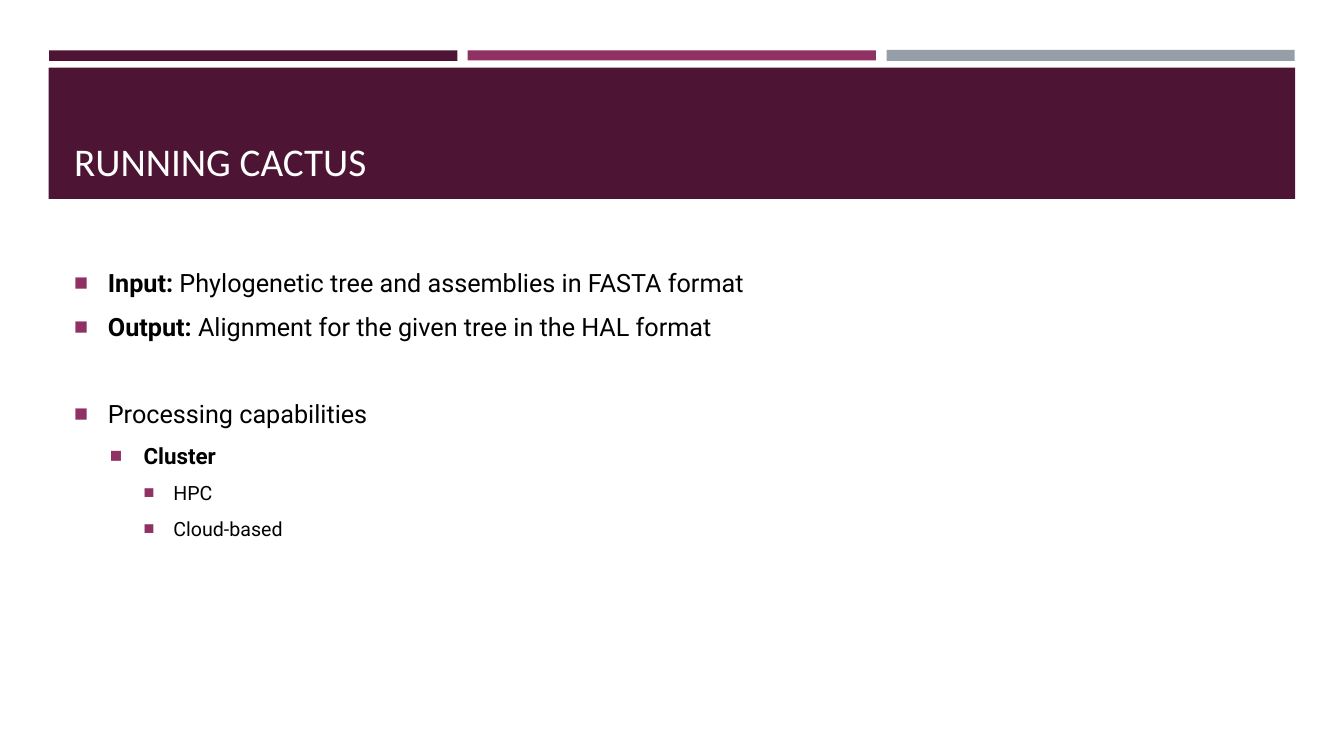
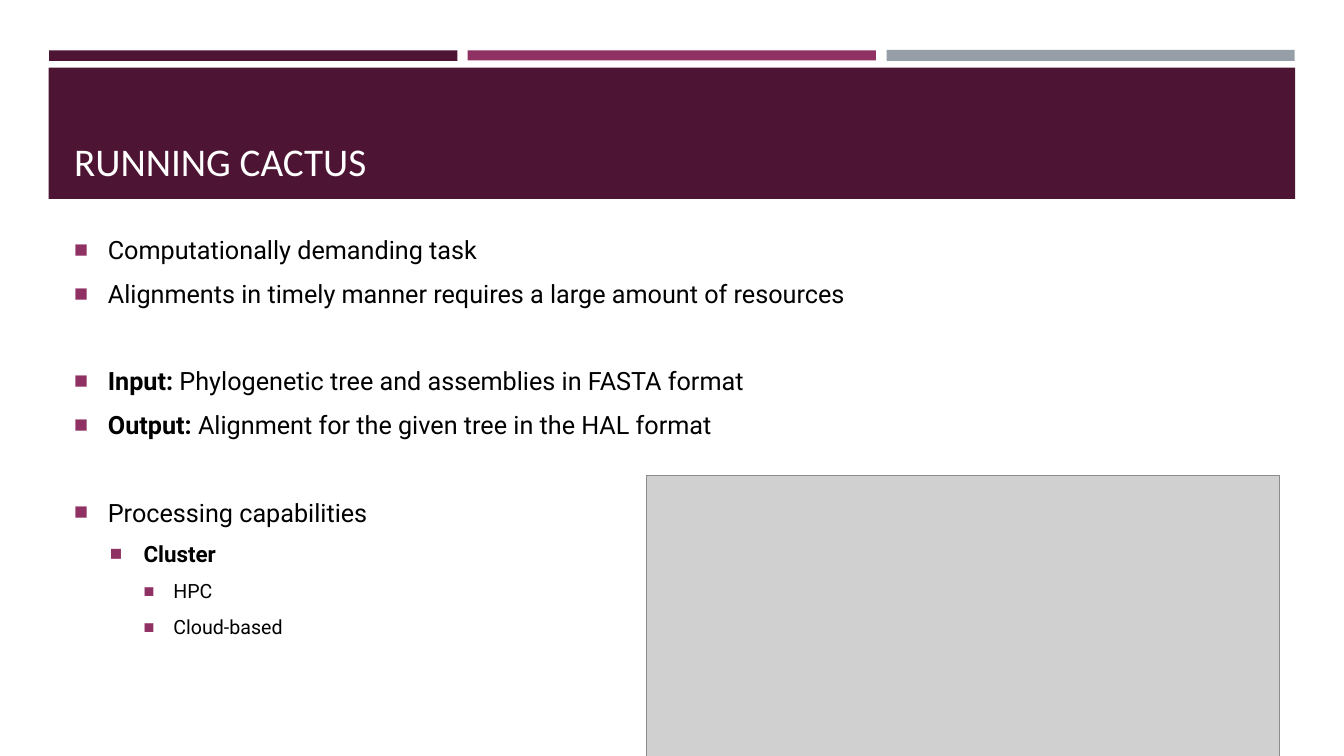
Before and after one commit to BGAcademy23/cactus, a slide deck: slide 3 of docs/aligning_whole_genomes_with_cactus.pptx (slide 15 before the commit). Drawn at 1344x756 pixels with LibreOffice and Linux fonts; fonts in the diff are those of the drawing; grey boxes stand for pictures. Boxes give left, top, right and bottom in pixels: in the first picture for what was removed or moved away, otherwise in the second. Text is boxed around its words. In the diff, an @@ line names an element or a change of style, - is before the commit and + after.

```diff
--- a/docs/aligning_whole_genomes_with_cactus.pptx
+++ b/docs/aligning_whole_genomes_with_cactus.pptx
@@ text "Computationally demanding task": place and size @@
-text "Computationally demanding task" at [108, 273, 744, 537]
+text "Computationally demanding task" at [108, 284, 845, 635]
@@ text at [108, 284, 845, 309]: paragraphs added @@
+■ Computationally demanding task
+■ Alignments in timely manner requires a large amount of resources
@@ picture added at [646, 476, 1279, 756] @@
```
Also in this commit, not shown: 2 other slides changed, 3 slides added, 1 slide removed, 2 other files.
